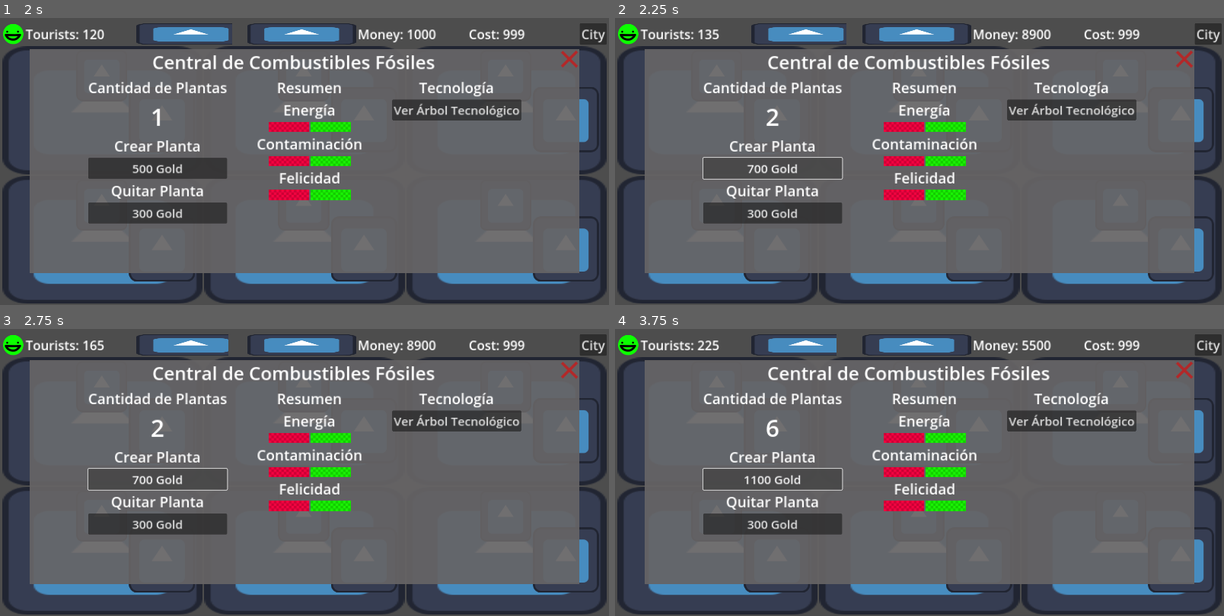
Above: before the commit, frames 1-4 (two rows, left to right).
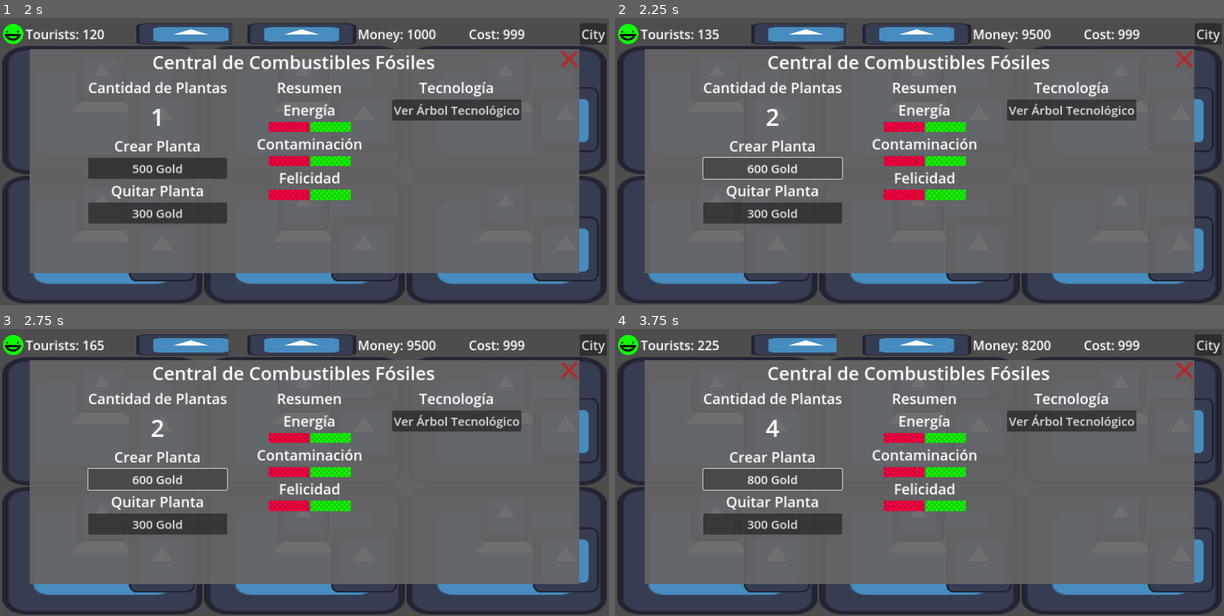
Above: after the commit, the same moments.

Repository: daniel-macias/energy-game
Game: Godot game, scene res://scenes/game.tscn
The game is run twice, just before and just after one commit, with the same random seed, the same clock (stepped at 60 frames per second) and the same inputs. The engine's default icon, where the game draws it, is replaced by a stand-in: a white triangle on a blue panel in a dark square.
Inputs (mouse positions are in pixels of both pictures, inside the frame that each line leads up to):
- Up to frame 1 (2 s): click (103, 75) at 0.52 s; click (164, 118) at 1.27 s
- Up to frame 2 (2.25 s): click "500 Gold" at 2 s
- Up to frame 3 (2.75 s): no input
- Up to frame 4 (3.75 s): click "700 Gold" (after the commit: "600 Gold") at 2.75 s; click "900 Gold" (after the commit: "700 Gold") at 3.5 s

Frame 1 is identical in both runs. In frame 2, less than 0.1% of the frame differs, in the area x 21-70%, y 3-55%; in frame 3, less than 0.1%; in frame 4, 0.3%.

Commit message:
made game manager singleton, started creating menu scene

Diff:
--- a/scenes/main.tscn
+++ b/scenes/main.tscn
@@ -1,3 +1,39 @@
 [gd_scene format=3 uid="uid://hed4wco3yctu"]
 
-[node name="Main" type="Node2D"]
+[node name="MainMenu" type="Control"]
+layout_mode = 3
+anchors_preset = 15
+anchor_right = 1.0
+anchor_bottom = 1.0
+grow_horizontal = 2
+grow_vertical = 2
+
+[node name="VBoxContainer" type="VBoxContainer" parent="."]
+layout_mode = 1
+anchors_preset = 8
+anchor_left = 0.5
+anchor_top = 0.5
+anchor_right = 0.5
+anchor_bottom = 0.5
+offset_left = -51.5
+offset_top = -64.0
+offset_right = 51.5
+offset_bottom = 64.0
+grow_horizontal = 2
+grow_vertical = 2
+
+[node name="Label" type="Label" parent="VBoxContainer"]
+layout_mode = 2
+text = "Energy Game"
+
+[node name="Play" type="Button" parent="VBoxContainer"]
+layout_mode = 2
+text = "Start Game"
+
+[node name="Tutorial" type="Button" parent="VBoxContainer"]
+layout_mode = 2
+text = "Tutorial"
+
+[node name="Options" type="Button" parent="VBoxContainer"]
+layout_mode = 2
+text = "Options"
--- a/scripts/GameManager.gd
+++ b/scripts/GameManager.gd
@@ -1,4 +1,6 @@
 extends Control
+# Static variable to prevent duplicate initialization
+static var is_initialized = false
 
 # Game variables
 var happiness = 100  # 0 to 100
@@ -12,30 +14,7 @@
 var currently_selected_room = -1  # -1 means no room is currently selected
 var skill_states = {}  # Dictionary to store skill states
 
-var selected_skill_node: SkillNode = null
-var current_tree: Control = null
-
-@onready var line_update_timer = Timer.new()
-
-#Skill Tree Panel References
-@onready var skill_panel = get_node("/root/Control/TreeContainer")
-@onready var energy_tree_title = get_node("/root/Control/TreeContainer/VBoxContainer/TopBar/Title Lable")
-@onready var title_label = get_node("/root/Control/TreeContainer/VBoxContainer/Menu/TechInfo/TechTitle")
-@onready var description_label = get_node("/root/Control/TreeContainer/VBoxContainer/Menu/TechInfo/TechDesc")
-@onready var price_label = get_node("/root/Control/TreeContainer/VBoxContainer/Menu/TechInfo/TechPrice")
-@onready var invest_button = get_node("/root/Control/TreeContainer/VBoxContainer/Menu/TechInfo/Investigar")
-@onready var tech_image = get_node("/root/Control/TreeContainer/VBoxContainer/Menu/TechInfo/TextureRect")
-@onready var tree_exit = get_node("/root/Control/TreeContainer/VBoxContainer/TopBar/ExitButton")
-
-#Tech Trees
-@onready var fossilTree = get_node("/root/Control/TreeContainer/VBoxContainer/Menu/FossilTree")
-@onready var hydroTree = get_node("/root/Control/TreeContainer/VBoxContainer/Menu/HydroTree")
-@onready var windTree = get_node("/root/Control/TreeContainer/VBoxContainer/Menu/WindTree")
-@onready var solarTree = get_node("/root/Control/TreeContainer/VBoxContainer/Menu/SolarTree")
-@onready var geoTree = get_node("/root/Control/TreeContainer/VBoxContainer/Menu/GeoTree")
-@onready var nuclearTree = get_node("/root/Control/TreeContainer/VBoxContainer/Menu/NuclearTree")
-
-# Image paths
+# Image paths for happiness states
 var happiness_images = [
 	"res://sprites/happy0.png",
 	"res://sprites/happy1.png",
@@ -49,32 +28,90 @@
 @export var happiness_to_tourists_multiplier = 1.0
 @export var tourists_to_wattage_multiplier = 1.0
 
-# Node references
-@onready var happiness_rect = get_node("/root/Control/VBoxContainer/HBoxContainer/Happiness")
-@onready var tourists_label = get_node("/root/Control/VBoxContainer/HBoxContainer/Tourists")
-@onready var wattage_bar = get_node("/root/Control/VBoxContainer/HBoxContainer/Wattage")
-@onready var cleanliness_bar = get_node("/root/Control/VBoxContainer/HBoxContainer/Cleanliness")
-@onready var money_label = get_node("/root/Control/VBoxContainer/HBoxContainer/Money")
-@onready var cost_label = get_node("/root/Control/VBoxContainer/HBoxContainer/Cost")
-
-#Panel Node References
-@onready var energy_panel = get_node("/root/Control/PanelContainer")
-@onready var energy_title = get_node("/root/Control/PanelContainer/VBoxContainer/TopBar/EnergyType")
-@onready var exit_button = get_node("/root/Control/PanelContainer/VBoxContainer/TopBar/ExitButton")
-@onready var plant_amount_label = get_node("/root/Control/PanelContainer/VBoxContainer/Menu/VBoxContainer/PlantAmount")
-@onready var create_plant_button = get_node("/root/Control/PanelContainer/VBoxContainer/Menu/VBoxContainer/CreatePlant")
-@onready var remove_plant_button = get_node("/root/Control/PanelContainer/VBoxContainer/Menu/VBoxContainer/DeletePlant")
-@onready var open_tech_tree_button = get_node("/root/Control/PanelContainer/VBoxContainer/Menu/VBoxContainer3/OpenTechTree")
-
-func _ready():
-	load_game()
-	set_process(true)  # Enable _process() to make updates over time
-
-	 # Initially hide the energy panel
+# Node references - initialize as null
+var selected_skill_node: SkillNode = null
+var current_tree: Control = null
+var line_update_timer: Timer = null
+var skill_panel: Control = null
+var energy_tree_title: Label = null
+var title_label: Label = null
+var description_label: Label = null
+var price_label: Label = null
+var invest_button: Button = null
+var tech_image: TextureRect = null
+var tree_exit: TextureButton = null
+
+# Tech Trees - initialize as null
+var fossilTree: Control = null
+var hydroTree: Control = null
+var windTree: Control = null
+var solarTree: Control = null
+var geoTree: Control = null
+var nuclearTree: Control = null
+
+# Other UI Elements - initialize as null
+var happiness_rect: TextureRect = null
+var tourists_label: Label = null
+var wattage_bar: TextureProgressBar = null
+var cleanliness_bar: TextureProgressBar = null
+var money_label: Label = null
+var cost_label: Label = null
+
+# Panel and Button Nodes - initialize as null
+var energy_panel: Control = null
+var energy_title: Label = null
+var exit_button: TextureButton = null
+var plant_amount_label: Label = null
+var create_plant_button: Button = null
+var remove_plant_button: Button = null
+var open_tech_tree_button: Button = null
+
+# Initialize the game logic and nodes only when the game scene is active
+func initialize_game_logic():
+	# Initialize the nodes manually
+	skill_panel = get_node("/root/Control/TreeContainer")
+	energy_tree_title = get_node("/root/Control/TreeContainer/VBoxContainer/TopBar/Title Lable")
+	title_label = get_node("/root/Control/TreeContainer/VBoxContainer/Menu/TechInfo/TechTitle")
+	description_label = get_node("/root/Control/TreeContainer/VBoxContainer/Menu/TechInfo/TechDesc")
+	price_label = get_node("/root/Control/TreeContainer/VBoxContainer/Menu/TechInfo/TechPrice")
+	invest_button = get_node("/root/Control/TreeContainer/VBoxContainer/Menu/TechInfo/Investigar")
+	tech_image = get_node("/root/Control/TreeContainer/VBoxContainer/Menu/TechInfo/TextureRect")
+	tree_exit = get_node("/root/Control/TreeContainer/VBoxContainer/TopBar/ExitButton")
+
+	# Tech Trees
+	fossilTree = get_node("/root/Control/TreeContainer/VBoxContainer/Menu/FossilTree")
+	hydroTree = get_node("/root/Control/TreeContainer/VBoxContainer/Menu/HydroTree")
+	windTree = get_node("/root/Control/TreeContainer/VBoxContainer/Menu/WindTree")
+	solarTree = get_node("/root/Control/TreeContainer/VBoxContainer/Menu/SolarTree")
+	geoTree = get_node("/root/Control/TreeContainer/VBoxContainer/Menu/GeoTree")
+	nuclearTree = get_node("/root/Control/TreeContainer/VBoxContainer/Menu/NuclearTree")
+
+	# Other UI Elements
+	happiness_rect = get_node("/root/Control/VBoxContainer/HBoxContainer/Happiness")
+	tourists_label = get_node("/root/Control/VBoxContainer/HBoxContainer/Tourists")
+	wattage_bar = get_node("/root/Control/VBoxContainer/HBoxContainer/Wattage")
+	cleanliness_bar = get_node("/root/Control/VBoxContainer/HBoxContainer/Cleanliness")
+	money_label = get_node("/root/Control/VBoxContainer/HBoxContainer/Money")
+	cost_label = get_node("/root/Control/VBoxContainer/HBoxContainer/Cost")
+
+	# Panel and Button Nodes
+	energy_panel = get_node("/root/Control/PanelContainer")
+	energy_title = get_node("/root/Control/PanelContainer/VBoxContainer/TopBar/EnergyType")
+	exit_button = get_node("/root/Control/PanelContainer/VBoxContainer/TopBar/ExitButton")
+	plant_amount_label = get_node("/root/Control/PanelContainer/VBoxContainer/Menu/VBoxContainer/PlantAmount")
+	create_plant_button = get_node("/root/Control/PanelContainer/VBoxContainer/Menu/VBoxContainer/CreatePlant")
+	remove_plant_button = get_node("/root/Control/PanelContainer/VBoxContainer/Menu/VBoxContainer/DeletePlant")
+	open_tech_tree_button = get_node("/root/Control/PanelContainer/VBoxContainer/Menu/VBoxContainer3/OpenTechTree")
+
+
+	# Set the process function to true to start updating every frame
+	set_process(true)
+
+	# Initially hide the energy panel
 	energy_panel.visible = false
 	hide_tech_trees()
 
-	# Connect the exit button to close the panel
+	# Connect buttons to their respective functions
 	exit_button.pressed.connect(hide_energy_panel)
 	tree_exit.pressed.connect(_on_TreeExitButton_pressed)
 	open_tech_tree_button.pressed.connect(_on_OpenTechTreeButton_pressed)
@@ -82,6 +119,7 @@
 	create_plant_button.pressed.connect(_on_CreatePlantButton_pressed)
 	remove_plant_button.pressed.connect(_on_RemovePlantButton_pressed)
 
+	# Initialize rooms (assumed setup for room nodes)
 	rooms = [
 		get_node("/root/Control/VBoxContainer/GridContainer/Control"),
 		get_node("/root/Control/VBoxContainer/GridContainer/Control2"),
@@ -91,6 +129,44 @@
 		get_node("/root/Control/VBoxContainer/GridContainer/Control6")
 	]
 
+
+
+	# Log for debugging
+	print("Game logic initialized.")
+
+func disable_game_logic():
+	# Disconnect signals to prevent errors or unexpected behavior in other scenes
+	exit_button.pressed.disconnect(hide_energy_panel)
+	tree_exit.pressed.disconnect(_on_TreeExitButton_pressed)
+	open_tech_tree_button.pressed.disconnect(_on_OpenTechTreeButton_pressed)
+
+	create_plant_button.pressed.disconnect(_on_CreatePlantButton_pressed)
+	remove_plant_button.pressed.disconnect(_on_RemovePlantButton_pressed)
+
+	# Stop the process loop
+	set_process(false)
+
+	# Hide or reset panels and UI elements to a default state
+	energy_panel.visible = false
+	hide_tech_trees()
+
+	print("Game logic disabled.")
+
+func _ready():
+	# Check if we are in the game scene
+	set_process(false)
+	if not is_initialized:
+		is_initialized = true
+		print(get_tree().current_scene.name)
+		if get_tree().current_scene.name != "MainMenu":
+			initialize_game_logic()
+		else:
+			print("disable")
+			set_process(false)
+			#disable_game_logic()
+	else:
+		print("GM already initialized")
+
 func _on_CreatePlantButton_pressed():
 	var room = get_selected_room()
 	if room:
@@ -102,7 +178,9 @@
 		room.remove_plant()
 
 func update_panel(plant_amount, plant_cost, remove_plant_refund, id):
+	print("updating panel")
 	currently_selected_room = id
+	print(plant_amount)
 	plant_amount_label.text = str(plant_amount)
 	create_plant_button.text = str(plant_cost) + " Gold"
 	remove_plant_button.text = str(remove_plant_refund) + " Gold"
@@ -275,7 +353,6 @@
 func _process(delta):
 	update_cleanliness(-0.1 * delta)  # Decrease cleanliness over time
 	update_wattage(-0.05 * delta)  # Decrease wattage slowly over time
-
 	calculate_happiness_based_on_cleanliness()
 	calculate_tourists_based_on_happiness()
 	calculate_wattage_usage()
@@ -312,7 +389,7 @@
 		selected_skill_node.activate_skill()  # Activate the selected skill
 
 func apply_skill_effect(effect_type: String, effect_value: float):
-	pass
+	print("Applying: ", effect_type , "value: " , effect_value)
 	#match effect_type:
 		#"money_multiplier":
 			#money_multiplier += effect_value
@@ -329,8 +406,13 @@
 		"wattage_capacity": wattage_capacity,
 		"cleanliness": cleanliness,
 		"money": money,
-		"cost": cost
+		"cost": cost,
+		"skills":[]
 	}
+
+	# Save the state of all skills
+	for skill in get_all_skills():
+		save_data["skills"].append(skill.save_state())
 
 	var file = FileAccess.open("user://save_game.dat", FileAccess.WRITE)
 	file.store_string(JSON.stringify(save_data))
@@ -361,4 +443,21 @@
 			update_money(0)
 			update_cost(0)
 
+			# Load the state of all skills
+			var skills_data = save_data.get("skills", [])
+			var all_skills = get_all_skills()
+
+			for i in range(skills_data.size()):
+				all_skills[i].load_state(skills_data[i])
+
 		file.close()
+
+func get_all_skills():
+	# Return a list of all SkillNodes in the scene
+	# Modify this based on how skills are structured in your game
+	var skills = []
+	# Assuming skills are children of a container or grid in the scene
+	for skill in $SkillContainer.get_children():
+		if skill is SkillNode:
+			skills.append(skill)
+	return skills
--- a/scripts/Room.gd
+++ b/scripts/Room.gd
@@ -22,6 +22,7 @@
 var notification_timer = 0.0
 var notification_time_target = 0.0
 
+
 func _ready():
 	# Hide the notification button at the start
 	notification_button.visible = false
@@ -36,17 +37,18 @@
 
 # Function to handle the Clicker button press
 func _on_Clicker_pressed():
-	get_parent().get_parent().get_parent().update_money(clicker_reward)
+	GameManager.update_money(clicker_reward)
+
 
 func _on_RoomButton_pressed():
 	 # Call the main scene's function to show the energy panel with this room's energy type
-
-	get_parent().get_parent().get_parent().show_energy_panel(energy_type)
-	get_parent().get_parent().get_parent().update_panel(plant_amount, plant_cost, remove_plant_refund, id)
+	print("Plant amount: ", plant_amount)
+	GameManager.show_energy_panel(energy_type)
+	GameManager.update_panel(plant_amount, plant_cost, remove_plant_refund, id)
 
 # Function to handle the Notification button press
 func _on_Notification_pressed():
-	get_parent().get_parent().get_parent().update_money(notification_reward)
+	GameManager.update_money(notification_reward)
 	notification_button.visible = false  # Hide the notification again
 	notification_time_target = notification_interval + randf() * notification_interval_randomness
 
@@ -56,18 +58,20 @@
 
 
 func create_plant():
-	if get_parent().get_parent().get_parent().money >= plant_cost:
+	print("Creating plant, current before ", plant_amount)
+	if GameManager.money >= plant_cost:
 		plant_amount += 1
-		get_parent().get_parent().get_parent().update_money(-plant_cost)
+		GameManager.update_money(-plant_cost)
 		plant_cost += cost_increase_per_plant  # Increase the cost after purchasing
-		get_parent().get_parent().get_parent().update_panel(plant_amount, plant_cost, remove_plant_refund, id)
+		GameManager.update_panel(plant_amount, plant_cost, remove_plant_refund, id)
+	print("Creating plant, current after ", plant_amount)
 
 func remove_plant():
 	if plant_amount > 0:
 		plant_amount -= 1
-		get_parent().get_parent().get_parent().update_money(remove_plant_refund)
+		GameManager.update_money(remove_plant_refund)
 		plant_cost -= cost_increase_per_plant  # Optional: Decrease the cost after selling
-		get_parent().get_parent().get_parent().update_panel(plant_amount, plant_cost, remove_plant_refund, id)
+		GameManager.update_panel(plant_amount, plant_cost, remove_plant_refund, id)
 
 # Update the room every frame
 func _process(delta):
--- a/scripts/skill_button.gd
+++ b/scripts/skill_button.gd
@@ -12,7 +12,14 @@
 @export var price: int
 
 # Array of effects, each effect is a dictionary with "type" and "value"
-@export var effects = []
+@export var effects = [    {
+		"type": "money_multiplier",
+		"value": 1.2  # This means a 20% increase in money earned
+	},
+		{
+		"type": "tourist_increase",
+		"value": 50  # This adds 50 more tourists when activated
+	}]
 
 var activated: bool = false  # Track if the skill has been activated
 
@@ -87,3 +94,5 @@
 	level = data.get("level", 0)
 	if activated:
 		disabled = true
+		for effect in effects:
+			GameManager.apply_skill_effect(effect["type"],effect["value"])
